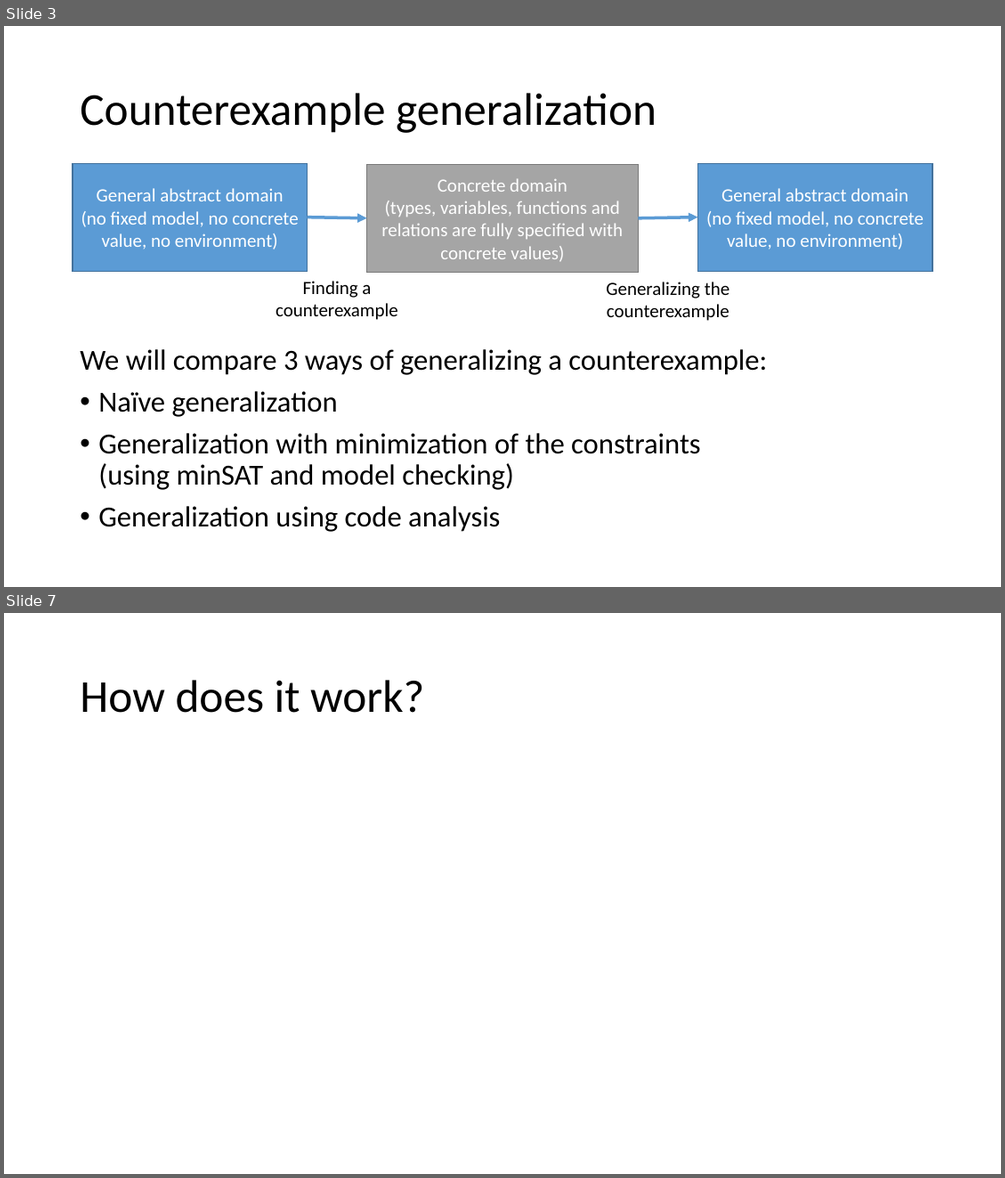
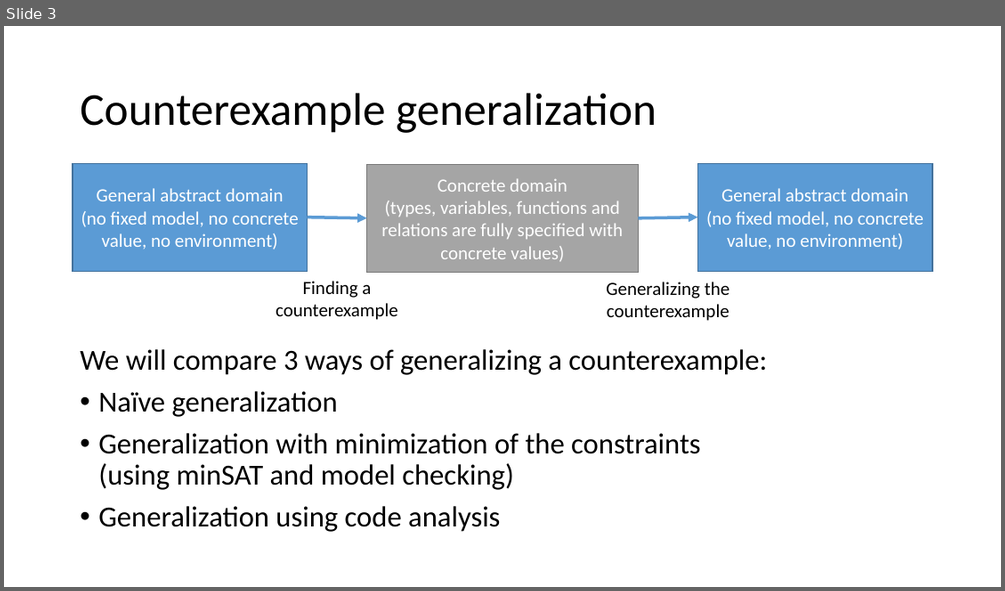
Before and after one commit to tjhance/ivy-research, a slide deck: invariant_synthesis/Invariant Synthesis.pptx. Shown one above the other, each under a label of ours: slides 3 and 7 before the commit, slide 3 after it; the slides between them are not shown. The pictures are 1005x1178 and 1005x591 pixels, drawn with LibreOffice and Linux fonts; fonts in the diff are those of the drawing. Boxes give left, top, right and bottom in pixels: in the first picture for what was removed or moved away, otherwise in the second. Text is boxed around its words. In the diff, an @@ line names an element or a change of style, - is before the commit and + after.

```diff
--- a/invariant_synthesis/Invariant Synthesis.pptx
+++ b/invariant_synthesis/Invariant Synthesis.pptx
@@ slide 7 removed at (4, 613, 1001, 1174), background #FFFFFF @@
@@ title removed at (80, 680, 424, 713) @@
-How does it work?
```
Also in this commit, not shown: 3 slides changed, 13 slides added, 3 other slides removed, 2 other files.
